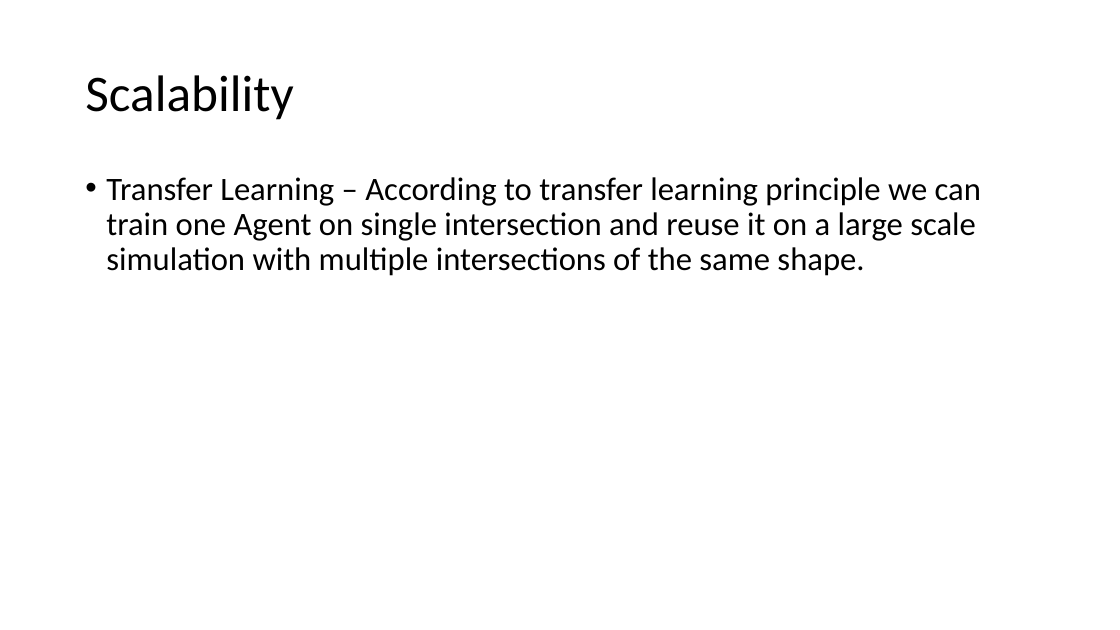
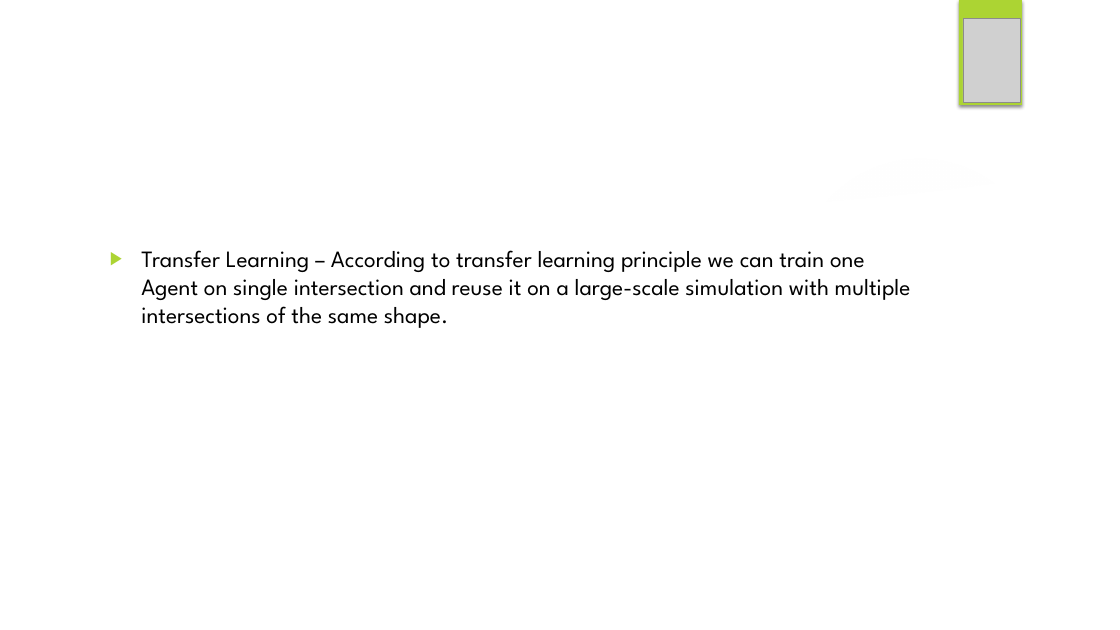
Before and after one commit to NikuKikai/RL-on-SUMO, a slide deck: slide 6 of Annual_project_proposal.pptx (slide 4 before the commit). Drawn at 1120x630 pixels with LibreOffice and Linux fonts; fonts in the diff are those of the drawing; grey boxes stand for pictures; background and template pictures are left out. Boxes give left, top, right and bottom in pixels: in the first picture for what was removed or moved away, otherwise in the second. Text is boxed around its words. In the diff, an @@ line names an element or a change of style, - is before the commit and + after.

```diff
--- a/Annual_project_proposal.pptx
+++ b/Annual_project_proposal.pptx
@@ rectangle added at [959, 0, 1022, 105], fill #ACD433 @@
@@ picture added at [963, 18, 1021, 103] @@
@@ text "Scalability": place and size @@
-text "Scalability" at [85, 75, 293, 120]
+text "Scalability" at [102, 42, 924, 171]
@@ text "Scalability" at [102, 42, 924, 171]: size 44 to 66 pt, font Calibri to League Spartan, text colour #000000 to #FFFFFF, bold on; line spacing 0.9 to 1 @@
@@ freeform shape added at [802, 134, 1120, 210], fill #FFFFFF at 20% opacity @@
@@ freeform shape added at [0, 162, 1120, 630], fill #FFFFFF @@
@@ ellipse added at [791, 154, 1049, 413], fill gradient #F7F7F7 @@
@@ text at [141, 250, 911, 328]: text changed; size 28 to 20 pt; font Calibri to League Spartan @@
-• Transfer Learning – According to transfer learning principle we can train one Agent on single intersection and reuse it on a large scale simulation with multiple intersections of the same shape.
+▶ Transfer Learning – According to transfer learning principle we can train one Agent on single intersection and reuse it on a large-scale simulation with multiple intersections of the same shape.
```
Also in this commit, not shown: 3 other slides changed, 3 slides added, 1 slide removed.
